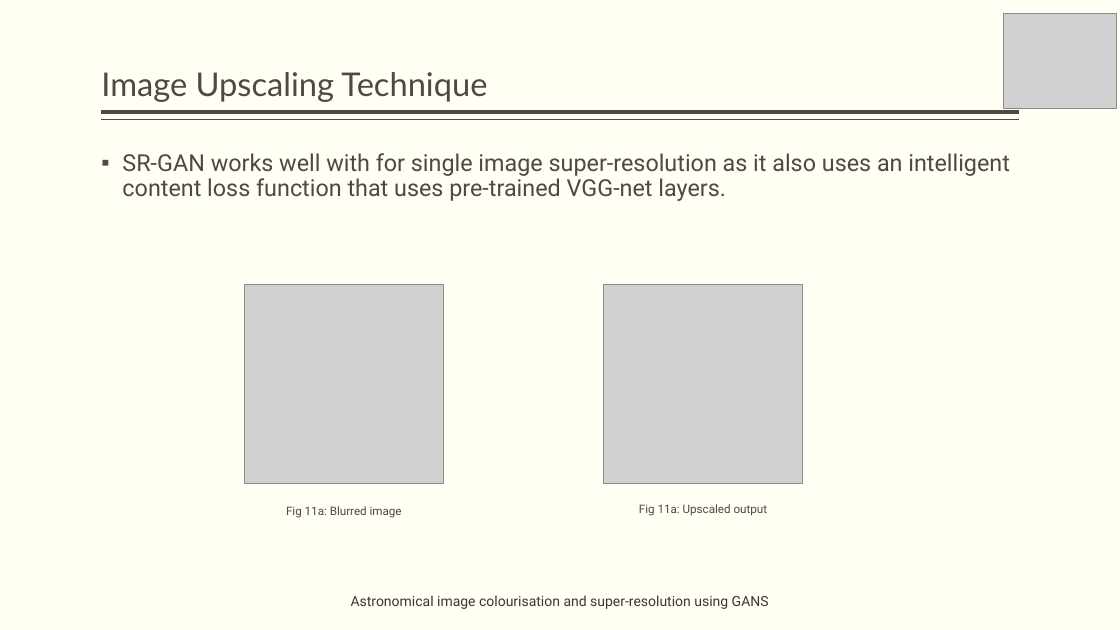
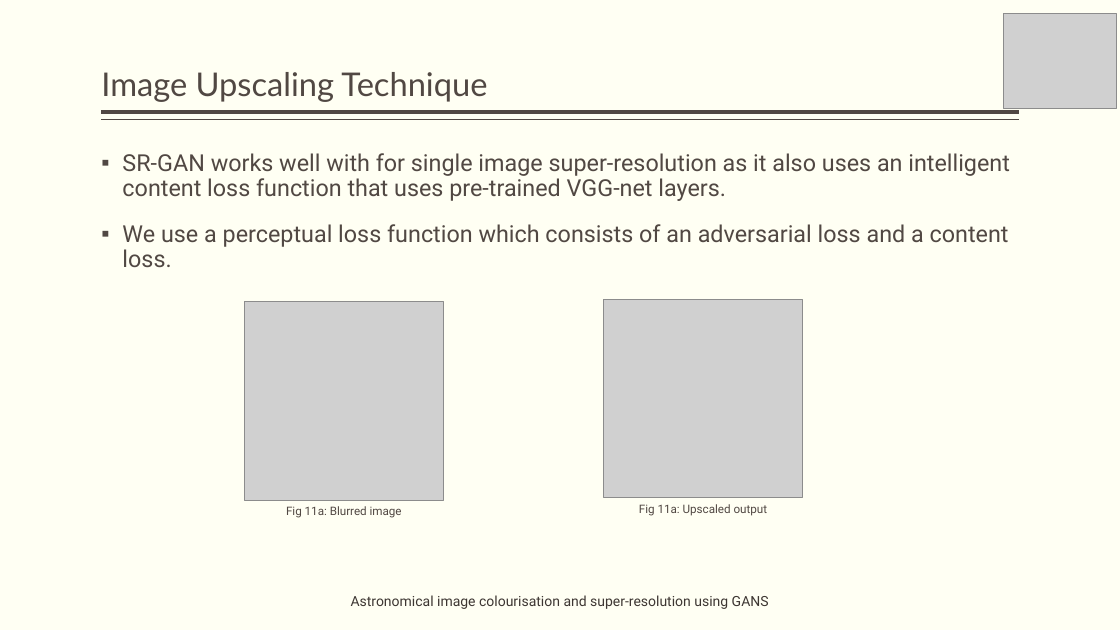
Before and after one commit to obi-wan-shinobi/Literature-Review, a slide deck: slide 8 of Presentation/Stage_2/stage_2_presentation.pptx (slide 7 before the commit). Drawn at 1120x630 pixels with LibreOffice and Linux fonts; fonts in the diff are those of the drawing; grey boxes stand for pictures. Boxes give left, top, right and bottom in pixels: in the first picture for what was removed or moved away, otherwise in the second. Text is boxed around its words. In the diff, an @@ line names an element or a change of style, - is before the commit and + after.

```diff
--- a/Presentation/Stage_2/stage_2_presentation.pptx
+++ b/Presentation/Stage_2/stage_2_presentation.pptx
@@ text at <box>122,224,1009,267</box>: paragraph added @@
+▪ We use a perceptual loss function which consists of an adversarial loss and a content loss.
@@ picture: place and size @@
-picture at <box>604,285,802,483</box>
+picture at <box>604,299,802,497</box>
@@ picture: place and size @@
-picture at <box>245,285,443,483</box>
+picture at <box>245,302,443,500</box>
```
Also in this commit, not shown: 6 other slides changed, 14 slides added, 43 other files.
